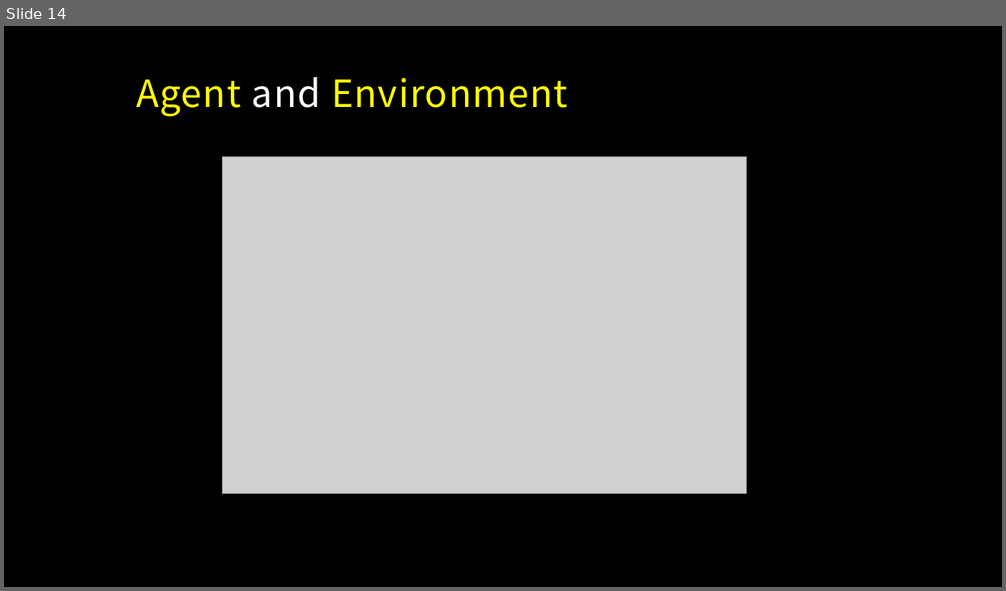
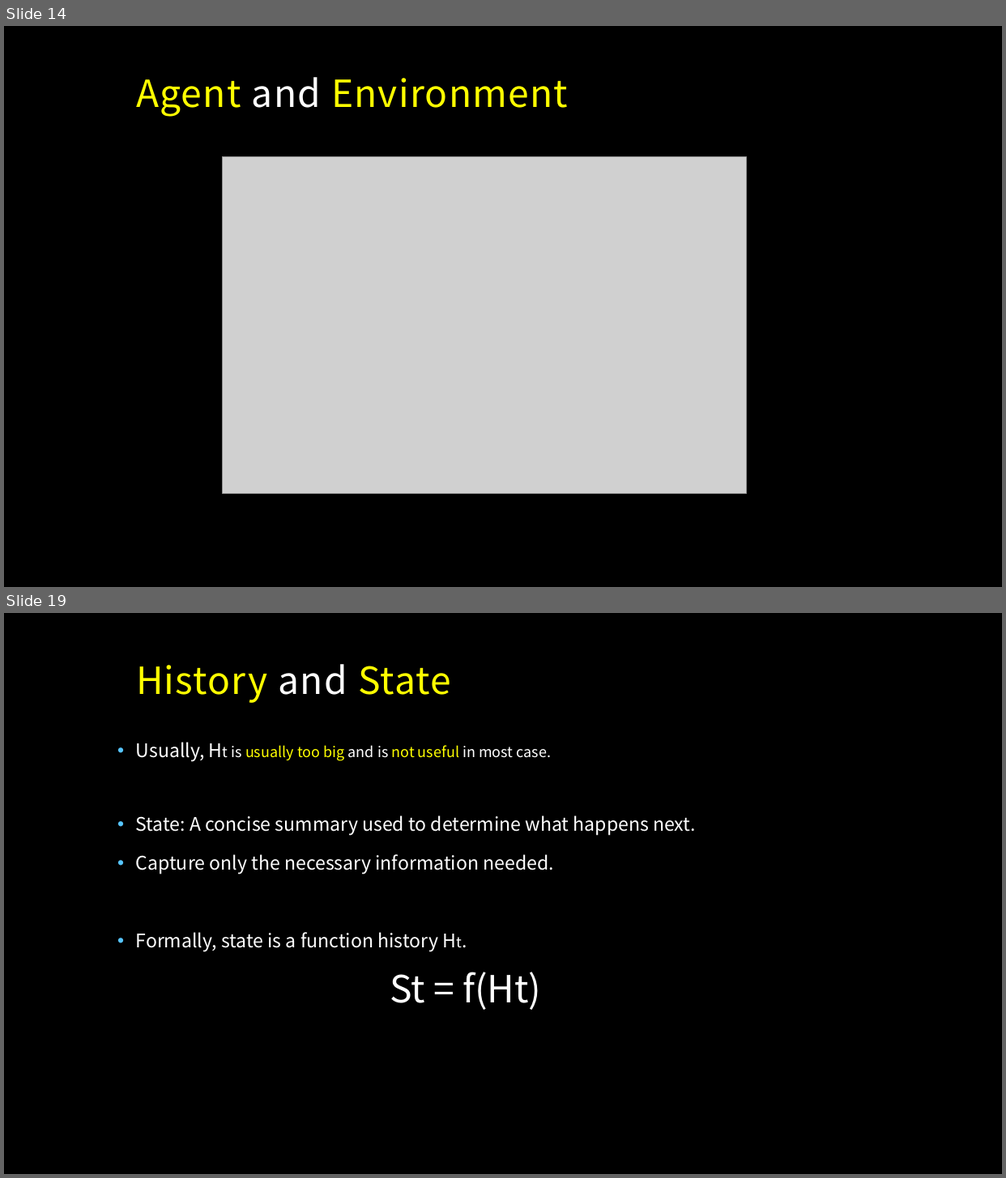
Before and after one commit to MacgyverLin/VintageComputer, a slide deck: Speech/Reinforcement Learning.pptx. Shown one above the other, each under a label of ours: slide 14 before the commit, slides 14 and 19 after it; the slides between them are not shown. The pictures are 1006x591 and 1006x1178 pixels, drawn with LibreOffice and Linux fonts; fonts in the diff are those of the drawing; grey boxes stand for pictures; background and template pictures are left out. Boxes give left, top, right and bottom in pixels: in the first picture for what was removed or moved away, otherwise in the second. Text is boxed around its words. In the diff, an @@ line names an element or a change of style, - is before the commit and + after.

```diff
--- a/Speech/Reinforcement Learning.pptx
+++ b/Speech/Reinforcement Learning.pptx
@@ slide 19 added at bbox=[4, 613, 1002, 1174], background picture (left out) @@
@@ title added at bbox=[136, 664, 451, 703], 36 pt, text #FFFF00 @@
+History and State
@@ text added at bbox=[136, 742, 696, 1010], 18 pt, text #FFFFFF @@
+• Usually, Ht is usually too big and is not useful in most case.
+• State: A concise summary used to determine what happens next.
+• Capture only the necessary information needed.
+• Formally, state is a function history Ht.
+St = f(Ht)
```
Also in this commit, not shown: 3 slides changed, 3 other slides added.
